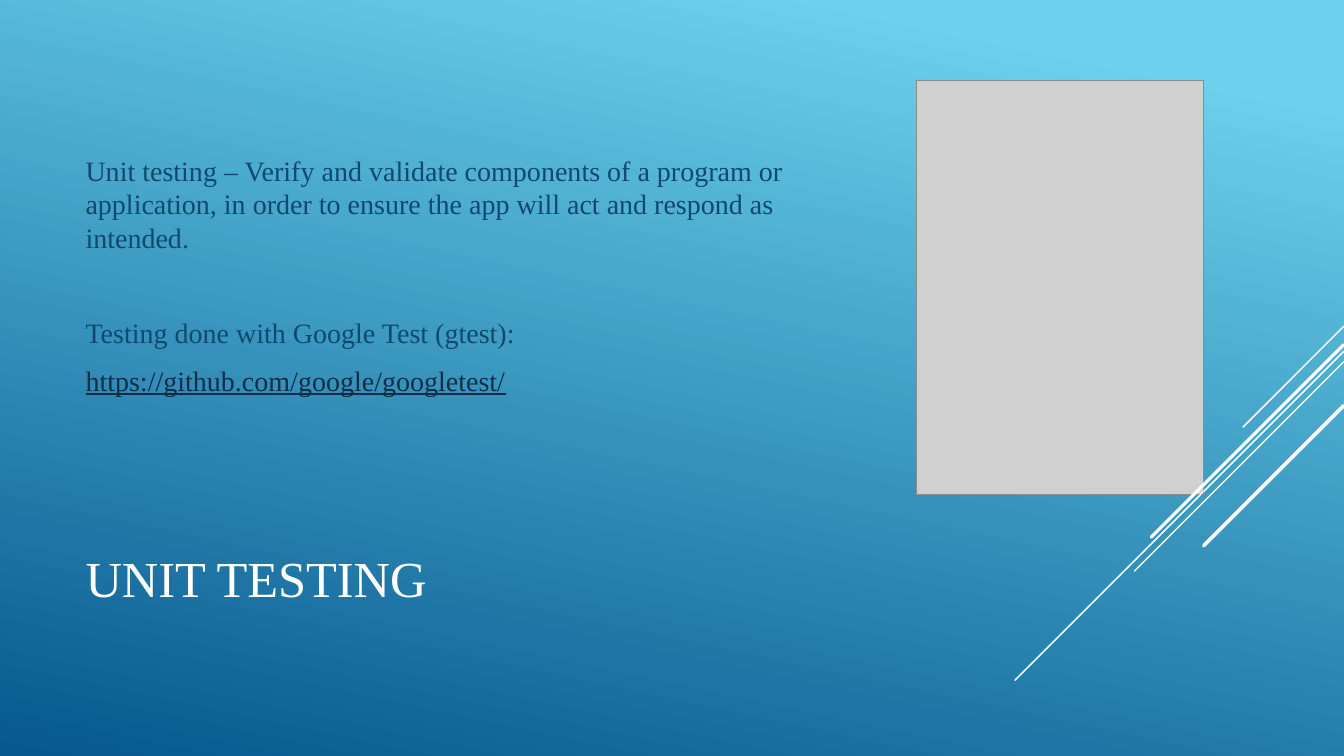
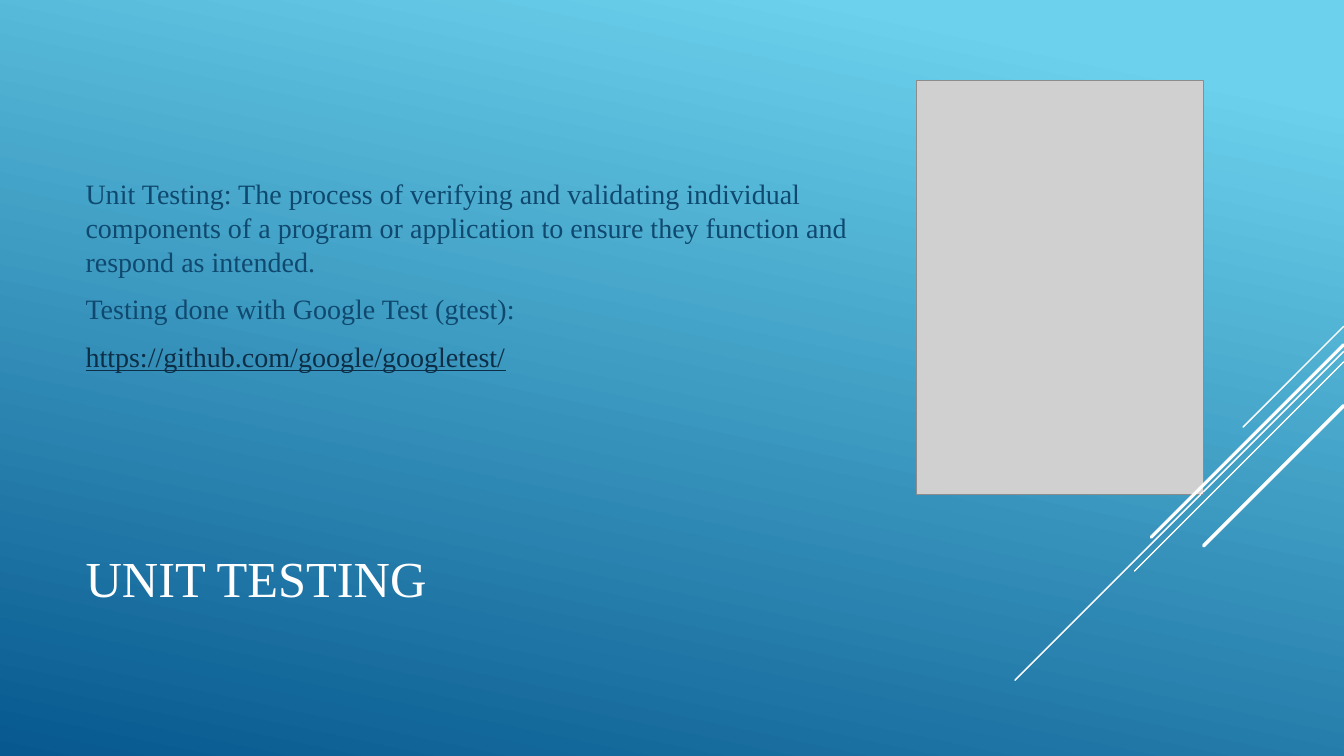
Before and after one commit to alex24488/8-3-Portfolio-Submission, a slide deck: slide 8 of CS 405 Project Two Presentation.pptx. Drawn at 1344x756 pixels with LibreOffice and Linux fonts; fonts in the diff are those of the drawing; grey boxes stand for pictures. Boxes give left, top, right and bottom in pixels: in the first picture for what was removed or moved away, otherwise in the second. Text is boxed around its words. In the diff, an @@ line names an element or a change of style, - is before the commit and + after.

```diff
--- a/CS 405 Project Two Presentation.pptx
+++ b/CS 405 Project Two Presentation.pptx
@@ text at bbox=[86, 184, 846, 277]: text changed @@
-Unit testing – Verify and validate components of a program or application, in order to ensure the app will act and respond as intended.
+Unit Testing: The process of verifying and validating individual components of a program or application to ensure they function and respond as intended.
```
Also in this commit, not shown: 8 other slides changed.
